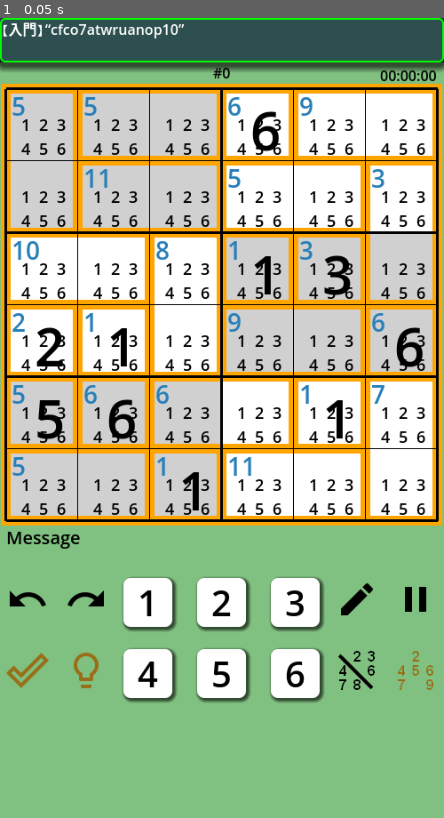
Above: before the commit, frame 1.
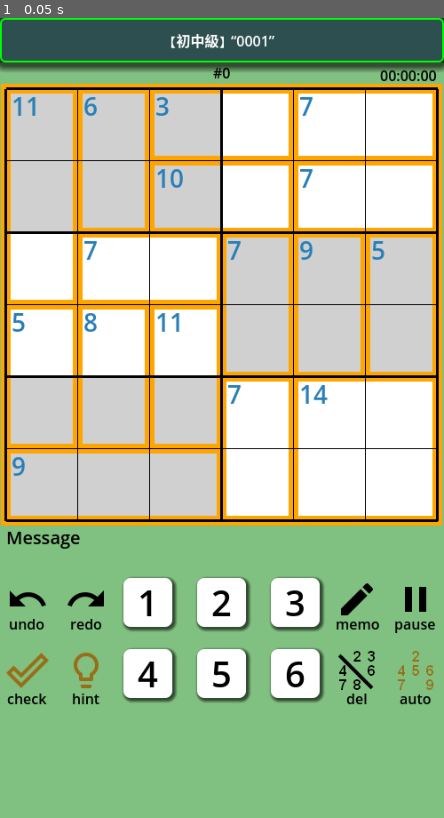
Above: after the commit, the same moment.

Repository: vivisuke/GD4KillerSudoku6
Game: Godot game, scene res://main_scene.tscn
Two runs of this game, one before a commit and one after it. Both use one fixed random seed, a clock stepped at 60 frames per second and the inputs below.
Inputs:
- Up to frame 1 (0.05 s): no input

The runs differ from the first frame. In frame 1, 12% of the frame differs, in the area x 0-98%, y 0-86%.

Commit message:
0047 ◎ C 04/08 04/08 0.001│問題│ノーマル問題：2x2ケージの右上にも合計数字が表示されてしまうことがある 0048 ◎ C 04/08 04/08 0.001│ToDo│タイトルラベルを中央そろえに

Diff:
--- a/GD4KillerSudoku6/main_scene.tscn
+++ b/GD4KillerSudoku6/main_scene.tscn
@@ -77,8 +77,10 @@
 
 [node name="Label" type="Label" parent="TitleBar"]
 layout_mode = 0
-offset_right = 40.0
-offset_bottom = 23.0
+offset_right = 500.0
+offset_bottom = 50.0
+horizontal_alignment = 1
+vertical_alignment = 1
 
 [node name="NEmptyLabel" type="Label" parent="."]
 offset_top = 50.0
@@ -147,6 +149,15 @@
 texture_pressed = ExtResource("7_mp20d")
 texture_disabled = ExtResource("8_83f3t")
 
+[node name="Label" type="Label" parent="HBC1/UndoButton"]
+layout_mode = 0
+offset_top = 40.0
+offset_right = 48.0
+offset_bottom = 67.0
+theme_override_colors/font_color = Color(0, 0, 0, 1)
+text = "undo"
+horizontal_alignment = 1
+
 [node name="Space1" type="TextureRect" parent="HBC1"]
 layout_mode = 2
 texture = ExtResource("9_8mpbk")
@@ -157,6 +168,15 @@
 texture_pressed = ExtResource("11_pfk2j")
 texture_disabled = ExtResource("12_dbcp6")
 
+[node name="Label" type="Label" parent="HBC1/RedoButton"]
+layout_mode = 0
+offset_top = 40.0
+offset_right = 48.0
+offset_bottom = 67.0
+theme_override_colors/font_color = Color(0, 0, 0, 1)
+text = "redo"
+horizontal_alignment = 1
+
 [node name="Space2" type="TextureRect" parent="HBC1"]
 layout_mode = 2
 texture = ExtResource("9_8mpbk")
@@ -212,6 +232,15 @@
 layout_mode = 2
 texture_normal = ExtResource("14_vf4va")
 
+[node name="Label" type="Label" parent="HBC1/MemoButton"]
+layout_mode = 0
+offset_top = 40.0
+offset_right = 48.0
+offset_bottom = 67.0
+theme_override_colors/font_color = Color(0, 0, 0, 1)
+text = "memo"
+horizontal_alignment = 1
+
 [node name="Space6" type="TextureRect" parent="HBC1"]
 layout_mode = 2
 texture = ExtResource("9_8mpbk")
@@ -219,6 +248,15 @@
 [node name="PauseButton" type="TextureButton" parent="HBC1"]
 layout_mode = 2
 texture_normal = ExtResource("15_o8hf8")
+
+[node name="Label" type="Label" parent="HBC1/PauseButton"]
+layout_mode = 0
+offset_top = 40.0
+offset_right = 48.0
+offset_bottom = 67.0
+theme_override_colors/font_color = Color(0, 0, 0, 1)
+text = "pause"
+horizontal_alignment = 1
 
 [node name="HBC2" type="HBoxContainer" parent="."]
 offset_top = 710.0
@@ -230,6 +268,15 @@
 layout_mode = 2
 texture_normal = ExtResource("16_kqex0")
 
+[node name="Label" type="Label" parent="HBC2/CheckButton"]
+layout_mode = 0
+offset_top = 44.0
+offset_right = 48.0
+offset_bottom = 71.0
+theme_override_colors/font_color = Color(0, 0, 0, 1)
+text = "check"
+horizontal_alignment = 1
+
 [node name="Space1" type="TextureRect" parent="HBC2"]
 layout_mode = 2
 texture = ExtResource("9_8mpbk")
@@ -237,6 +284,15 @@
 [node name="HintButton" type="TextureButton" parent="HBC2"]
 layout_mode = 2
 texture_normal = ExtResource("17_l0r4j")
+
+[node name="Label" type="Label" parent="HBC2/HintButton"]
+layout_mode = 0
+offset_top = 44.0
+offset_right = 48.0
+offset_bottom = 71.0
+theme_override_colors/font_color = Color(0, 0, 0, 1)
+text = "hint"
+horizontal_alignment = 1
 
 [node name="Space2" type="TextureRect" parent="HBC2"]
 layout_mode = 2
@@ -293,6 +349,15 @@
 layout_mode = 2
 texture_normal = ExtResource("18_ot622")
 
+[node name="Label" type="Label" parent="HBC2/DelMemoButton"]
+layout_mode = 0
+offset_top = 44.0
+offset_right = 48.0
+offset_bottom = 71.0
+theme_override_colors/font_color = Color(0, 0, 0, 1)
+text = "del"
+horizontal_alignment = 1
+
 [node name="Space6" type="TextureRect" parent="HBC2"]
 layout_mode = 2
 texture = ExtResource("9_8mpbk")
@@ -300,6 +365,15 @@
 [node name="AutoMemoButton" type="TextureButton" parent="HBC2"]
 layout_mode = 2
 texture_normal = ExtResource("19_724fu")
+
+[node name="Label" type="Label" parent="HBC2/AutoMemoButton"]
+layout_mode = 0
+offset_top = 44.0
+offset_right = 48.0
+offset_bottom = 71.0
+theme_override_colors/font_color = Color(0, 0, 0, 1)
+text = "auto"
+horizontal_alignment = 1
 
 [node name="DeleteButton" type="TextureButton" parent="."]
 offset_right = 40.0
--- a/GD4KillerSudoku6/scripts/main_scene.gd
+++ b/GD4KillerSudoku6/scripts/main_scene.gd
@@ -150,6 +150,7 @@
 
 # Called when the node enters the scene tree for the first time.
 func _ready():
+	g.qLevel = LVL_NORMAL
 	init_labels()
 	g.load_stats()
 	#
@@ -198,7 +199,8 @@
 		$NextButton.disabled = g.qNumber > g.nSolved[g.qLevel]
 	elif !g.todaysQuest:		# ランダム生成の場合
 		if g.qName == "":
-			gen_qName()
+			##gen_qName()
+			g.qName = "0001"
 			$TitleBar/Label.text = titleText()
 	var stxt = g.qName+str(g.qLevel)
 	if g.qNumber != 0: stxt += "Q"
@@ -262,9 +264,9 @@
 	cage_labels[ix1].text = str(get_cell_numer(ix1))
 	cage_labels[ix2].text = str(get_cell_numer(ix2))
 func classText() -> String:
-	if g.qLevel == LVL_BEGINNER: return "【入門】"
-	elif g.qLevel == 1: return "【初級】"
-	elif g.qLevel == 2: return "【初中級】"
+	if g.qLevel == LVL_BEGINNER: return "【入門】 "
+	elif g.qLevel == 1: return "【初級】 "
+	elif g.qLevel == 2: return "【初中級】 "
 	return ""
 func titleText() -> String:
 	var tt = classText()
@@ -402,7 +404,7 @@
 					label.add_theme_font_size_override("font_size", 18)
 					label.position = g.memo_label_pos(px, py, h, v)
 					label.text = ""
-					label.text = str(v*3+h+1)
+					#label.text = str(v*3+h+1)
 					$Board.add_child(label)
 			memo_labels.push_back(lst)
 
@@ -714,6 +716,8 @@
 	$Board/CageGrid.cage_ix = cage_ix
 	$Board/CageGrid.update()
 func update_cages_sum_labels():
+	for ix in range(cage_labels.size()):
+		cage_labels[ix].text = ""
 	for ix in range(cage_list.size()):
 		var item = cage_list[ix]
 		var sum = item[CAGE_SUM]
Not shown, changed: GD4KillerSudoku6.spr
